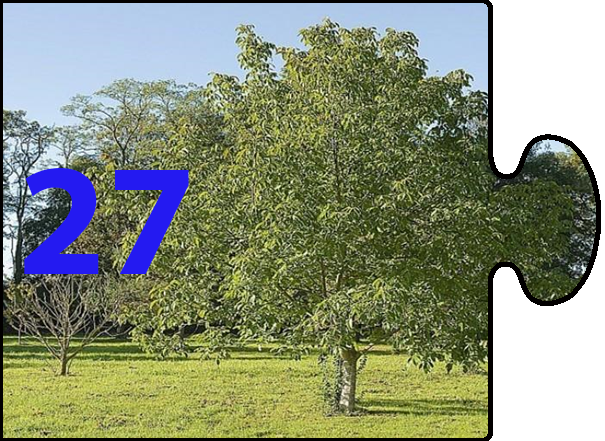
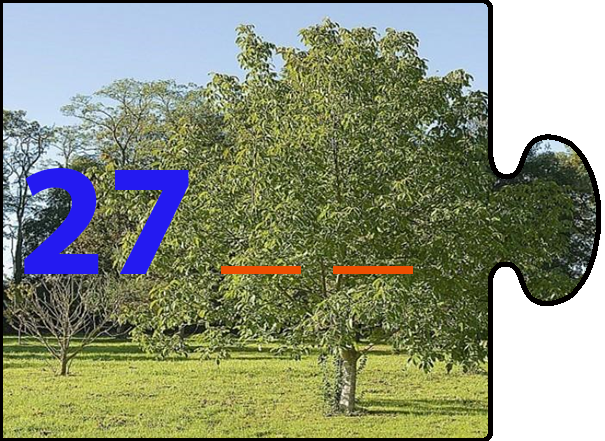
Layers edited between the first and the second w=605, h=441 image:
added layer "_ _" above "27" over [221, 266, 413, 274]
